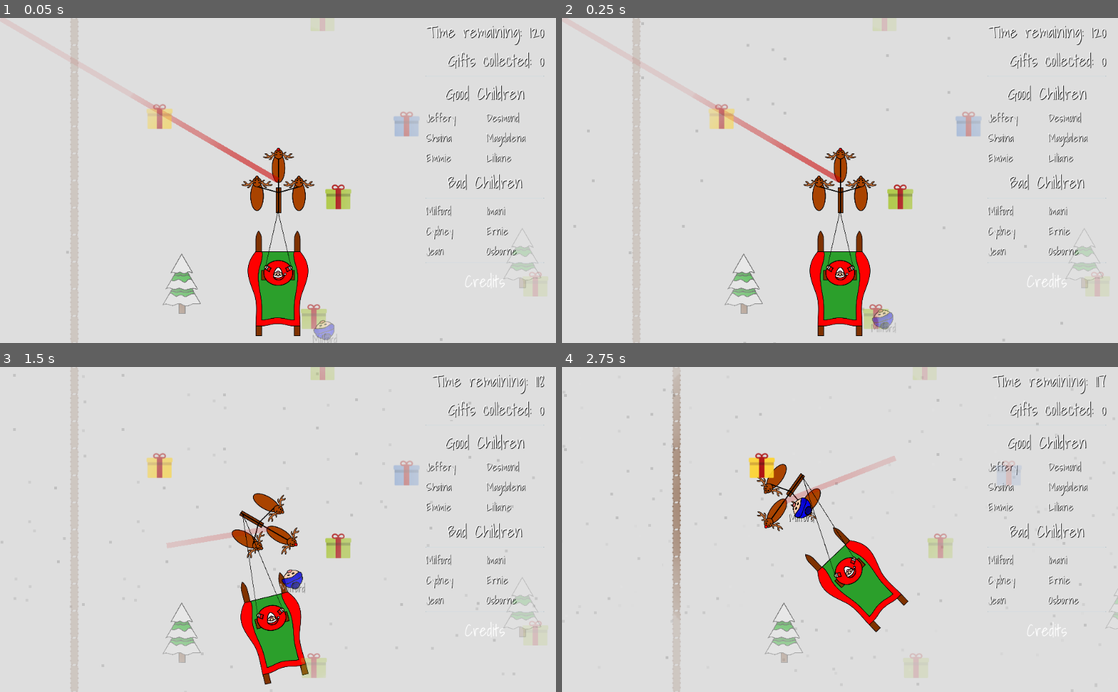
Above: before the commit, frames 1-4 (two rows, left to right).
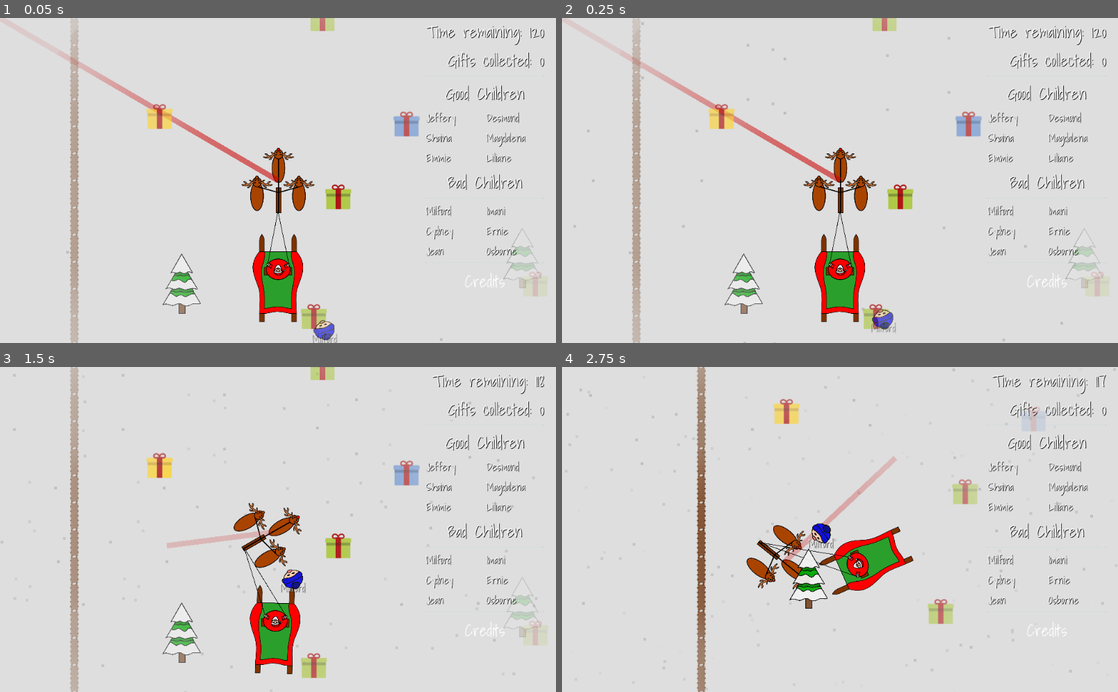
Above: after the commit, the same moments.

Repository: GameDrivenDesign/SebastHolyWandarousChristmasGame
Game: Godot game, scene res://scenes/world/world.tscn
The game is run twice, just before and just after one commit, with the same random seed, the same clock (stepped at 60 frames per second) and the same inputs.
Inputs (mouse positions are in pixels of both pictures, inside the frame that each line leads up to):
- Up to frame 1 (0.05 s): no input
- Up to frame 2 (0.25 s): no input
- Up to frame 3 (1.5 s): move the mouse to (400, 513) at 0.52 s; hold Right (right) 0.53-1.28 s; hold Right mouse button (coal_projectile) 0.53-1.28 s; move the mouse to (166, 545) at 1.27 s; hold Down (down) from 1.28 s (still down); tap Ctrl (coal_projectile_full_auto_modifier) at 1.35 s
- Up to frame 4 (2.75 s): move the mouse to (895, 458) at 2.02 s; release Down (down) at 2.03 s; hold Right (right) from 2.03 s (still down); click (895, 458) at 2.1 s

The runs differ from the first frame. In frame 1, 4.5% of the frame differs, in the area x 12-76%, y 0-100%; in frame 2, 4.4%; in frame 3, 6.3%; in frame 4, 11%, in the area x 0-100%, y 0-100%.

Commit message:
sleightly (slightly) better controls maybe

Diff:
--- a/scenes/player/player.tscn
+++ b/scenes/player/player.tscn
@@ -14,7 +14,7 @@
 [sub_resource type="RectangleShape2D" id=2]
 
 custom_solver_bias = 0.0
-extents = Vector2( 10.3469, 10 )
+extents = Vector2( 8.0004, 10 )
 
 [node name="player" type="RigidBody2D" index="0" groups=[
 "players",
@@ -24,7 +24,7 @@
 collision_layer = 32
 collision_mask = 5
 mode = 0
-mass = 0.01
+mass = 0.02
 friction = 0.5
 bounce = 0.0
 gravity_scale = 1.0
@@ -40,7 +40,7 @@
 angular_damp = 2.0
 script = ExtResource( 1 )
 _sections_unfolded = [ "Angular", "Collision", "Linear" ]
-speed = 10
+speed = 21
 rotation_speed = 4.5
 
 [node name="sprite" type="Sprite" parent="." index="0"]
@@ -60,6 +60,7 @@
 [node name="Light2D" type="Light2D" parent="." index="2"]
 
 visible = false
+scale = Vector2( 1.5, 1.5 )
 enabled = true
 editor_only = false
 texture = ExtResource( 3 )
@@ -81,6 +82,7 @@
 shadow_filter = 0
 shadow_filter_smooth = 0.0
 shadow_item_cull_mask = 1
+_sections_unfolded = [ "Transform" ]
 
 [node name="sled_loop" type="AudioStreamPlayer2D" parent="." index="3"]
 
@@ -95,13 +97,13 @@
 
 [node name="RigidBody2D" type="RigidBody2D" parent="." index="4"]
 
-position = Vector2( 0, 190 )
+position = Vector2( 0, 180 )
 input_pickable = false
 collision_layer = 32
 collision_mask = 33
 mode = 0
 mass = 0.03
-friction = 1.0
+friction = 0.7
 bounce = 0.0
 gravity_scale = 1.0
 custom_integrator = false
@@ -119,37 +121,37 @@
 [node name="schlitten" type="Sprite" parent="RigidBody2D" index="0"]
 
 light_mask = 2
-scale = Vector2( 0.3, 0.3 )
+scale = Vector2( 0.25, 0.25 )
 texture = ExtResource( 5 )
 _sections_unfolded = [ "Animation", "Offset", "Region", "Transform", "Visibility" ]
 
 [node name="CollisionShape2D" type="CollisionShape2D" parent="RigidBody2D" index="1"]
 
-position = Vector2( 0, 7 )
-scale = Vector2( 3.76923, 6.42308 )
+position = Vector2( 0, 7.15503 )
+scale = Vector2( 3.76923, 5.61142 )
 shape = SubResource( 2 )
 _sections_unfolded = [ "Transform" ]
 
 [node name="pos_con_santa_l" type="Position2D" parent="RigidBody2D" index="2"]
 
-position = Vector2( -23, -31 )
+position = Vector2( -19, -26 )
 scale = Vector2( 0.3, 0.3 )
 
 [node name="pos_con_santa_r" type="Position2D" parent="RigidBody2D" index="3"]
 
-position = Vector2( 24.2844, -30.1461 )
+position = Vector2( 20.2844, -25.1461 )
 scale = Vector2( 0.3, 0.3 )
 
 [node name="DampedSpringJoint2D" type="DampedSpringJoint2D" parent="." index="5"]
 
 node_a = NodePath("..")
 node_b = NodePath("../RigidBody2D")
-bias = 0.2
+bias = 0.5
 disable_collision = false
-length = 70.0
+length = 55.0
 rest_length = 0.0
-stiffness = 20.0
-damping = 1.0
+stiffness = 10.0
+damping = 0.7
 _sections_unfolded = [ "Material", "Transform", "Visibility" ]
 
 [node name="pos_con_deer" type="Position2D" parent="." index="6"]
